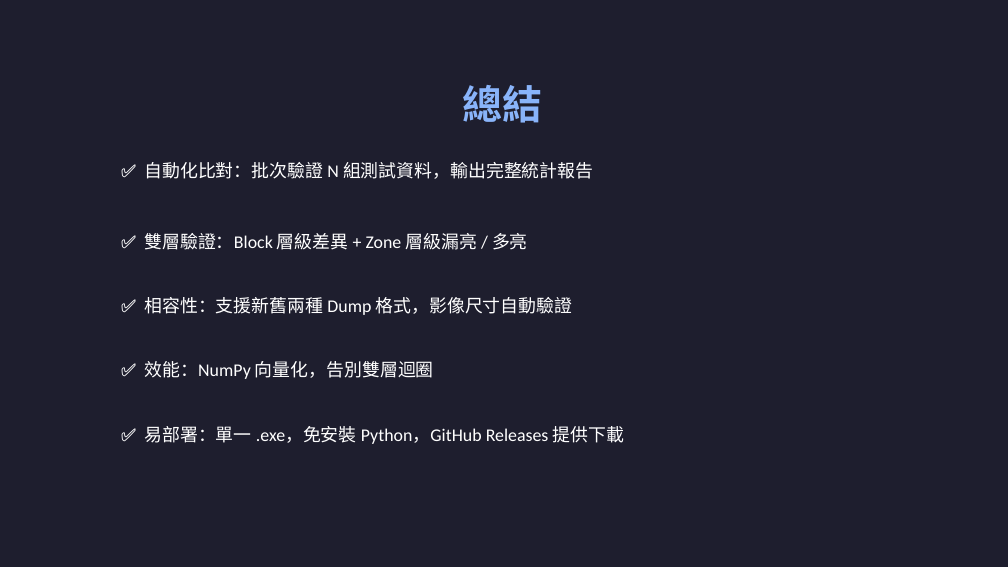
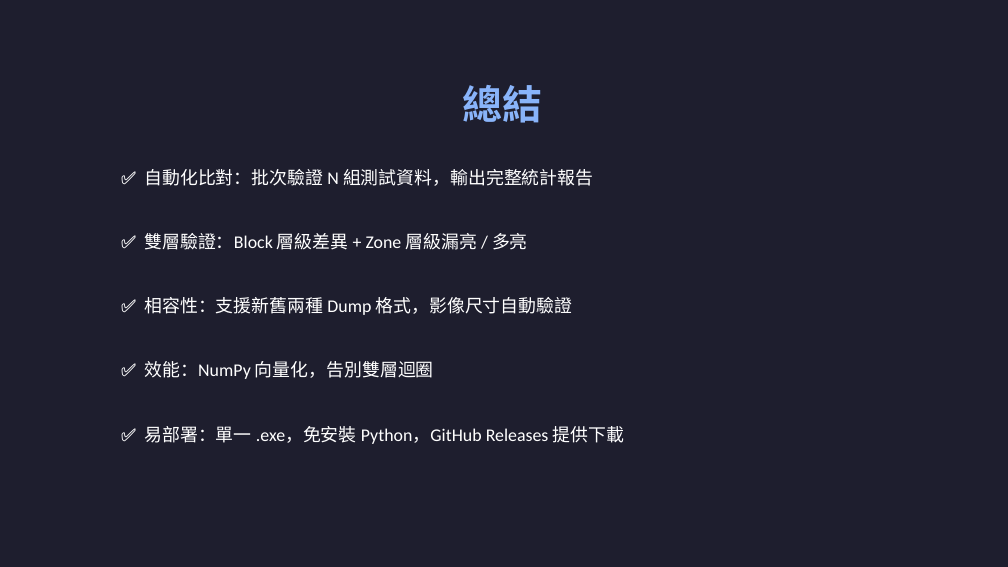
Before and after one commit to 1245eric/local-dimming-validator, a slide deck: slide 14 of local_dimming_intro.pptx (slide 10 before the commit). Drawn at 1008x567 pixels with LibreOffice and Linux fonts; fonts in the diff are those of the drawing. Boxes give left, top, right and bottom in pixels: in the first picture for what was removed or moved away, otherwise in the second. Text is boxed around its words. In the diff, an @@ line names an element or a change of style, - is before the commit and + after.

```diff
--- a/local_dimming_intro.pptx
+++ b/local_dimming_intro.pptx
@@ text "✅ 自動化比對：批次驗證 N 組測試資料，輸出完整統計報告": place and size @@
-text "✅ 自動化比對：批次驗證 N 組測試資料，輸出完整統計報告" at [144, 162, 593, 179]
+text "✅ 自動化比對：批次驗證 N 組測試資料，輸出完整統計報告" at [144, 169, 593, 186]
```
Also in this commit, not shown: 3 other slides changed, 4 slides added, 2 other files.
